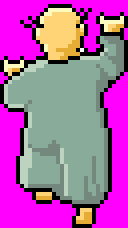
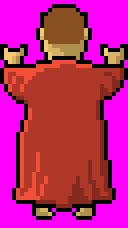
Layer changes from the first 128×228 image to the second:
removed layer "droite" (2nd of 2) over [0, 4, 128, 228]
renamed "millieu A" to "millieu", showed it, painted on it over [0, 4, 128, 228]
